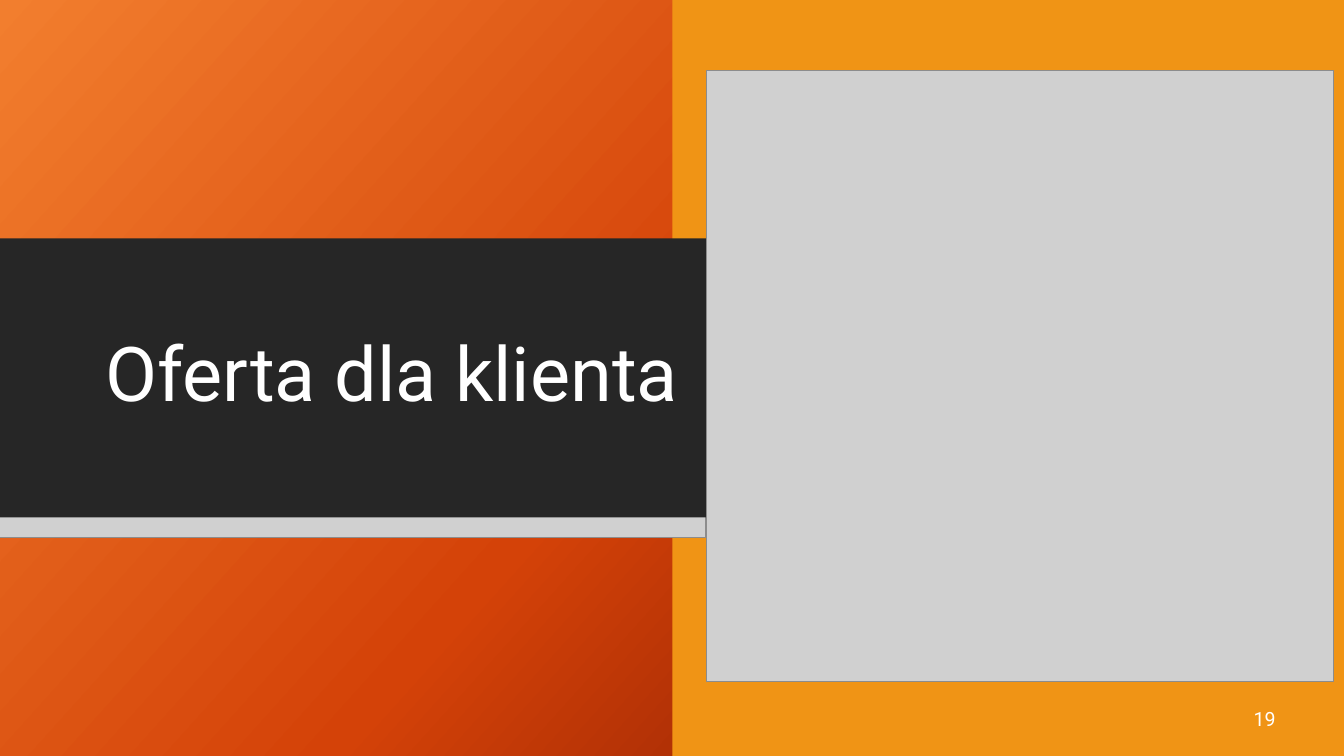
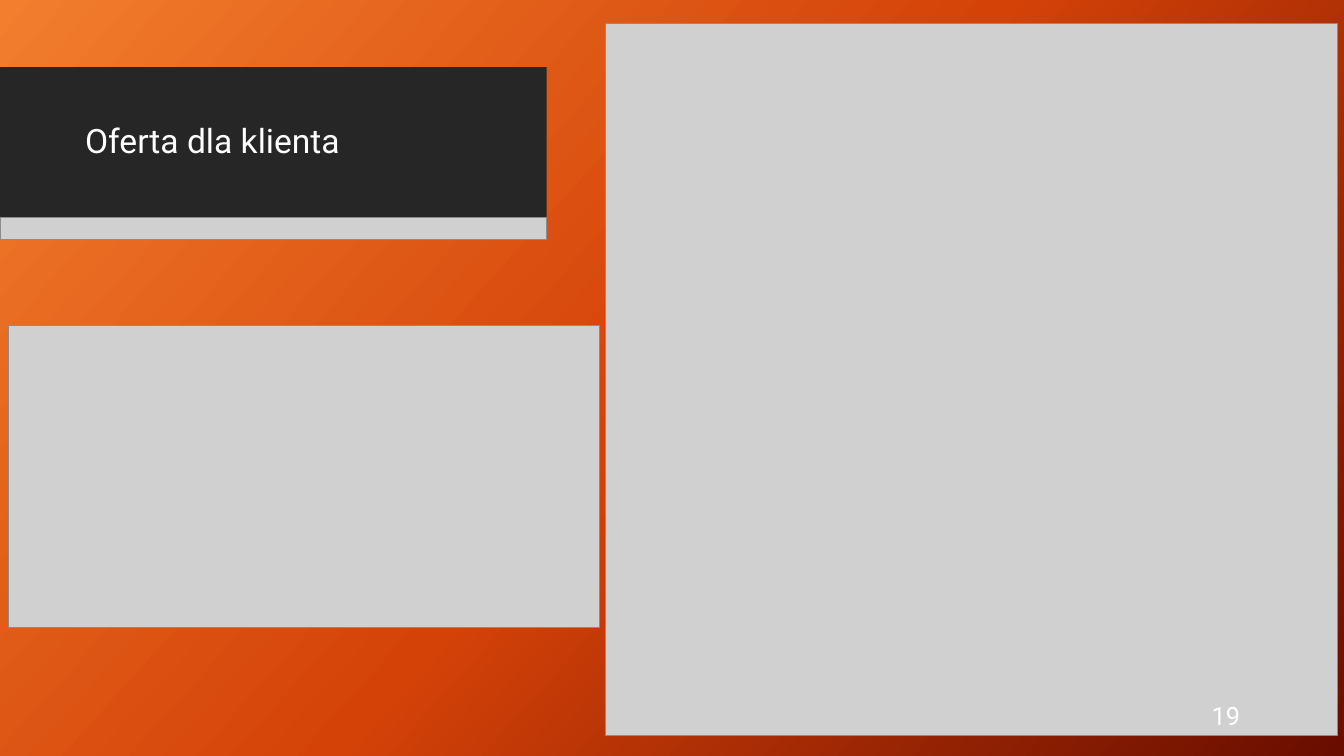
Before and after one commit to rudnickirobert/KWZP2021, a slide deck: slide 35 of Prezentacja_29.04.pptx. Drawn at 1344x756 pixels with LibreOffice and Linux fonts; fonts in the diff are those of the drawing; grey boxes stand for pictures; background and template pictures are left out. Boxes give left, top, right and bottom in pixels: in the first picture for what was removed or moved away, otherwise in the second. Text is boxed around its words. In the diff, an @@ line names an element or a change of style, - is before the commit and + after.

```diff
--- a/Prezentacja_29.04.pptx
+++ b/Prezentacja_29.04.pptx
@@ picture: place and size @@
-picture at (707,71,1333,682)
+picture at (606,23,1338,736)
@@ rectangle removed at (673,0,1344,756) @@
@@ rectangle added at (0,68,546,219), fill #262626 @@
@@ title "Oferta dla klienta": place and size @@
-title "Oferta dla klienta" at (105,343,678,402)
+title "Oferta dla klienta" at (85,127,340,154)
@@ title "Oferta dla klienta" at (85,127,340,154): size 54 to 24 pt; alignment right to left @@
@@ picture: place and size @@
-picture at (0,468,989,498)
+picture at (0,217,546,239)
@@ rectangle removed at (0,239,707,518) @@
@@ rectangle removed at (0,285,989,469) @@
@@ rectangle removed at (1004,285,1344,469) @@
@@ picture added at (9,326,600,627) @@
@@ picture removed at (1004,468,1344,498) @@
@@ picture removed at (0,517,706,537) @@
@@ text "19": place and size @@
-text "19" at (1254,712,1276,726)
+text "19" at (1212,707,1240,725)
@@ text "19" at (1212,707,1240,725): size 14 to 18 pt @@
```
Also in this commit, not shown: 3 other slides changed, 5 slides added, 4 slides removed, 31 other files.
